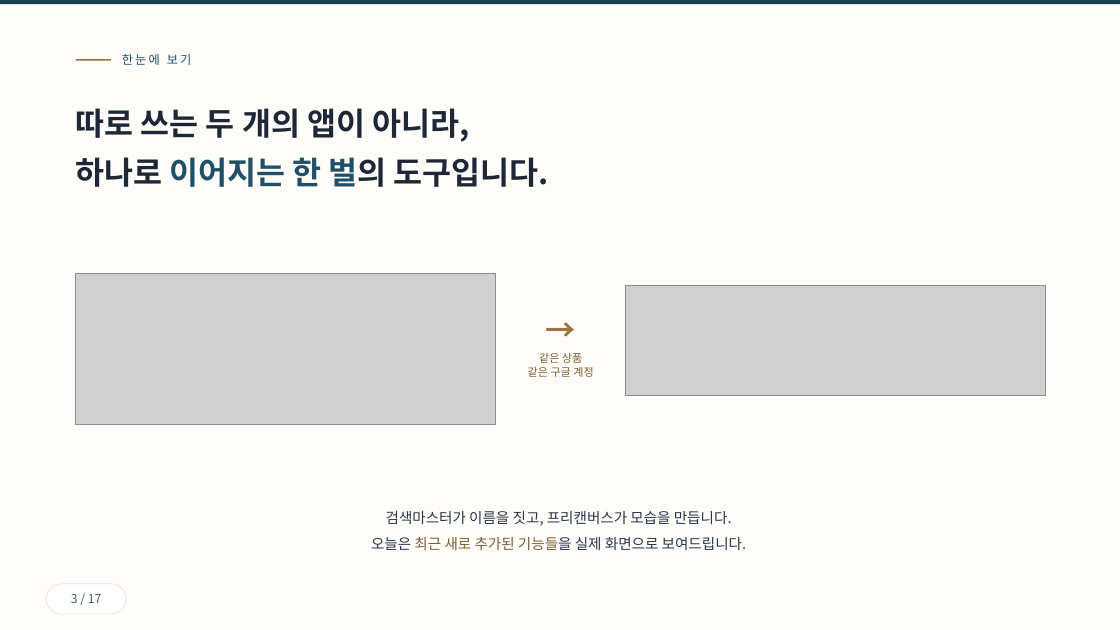
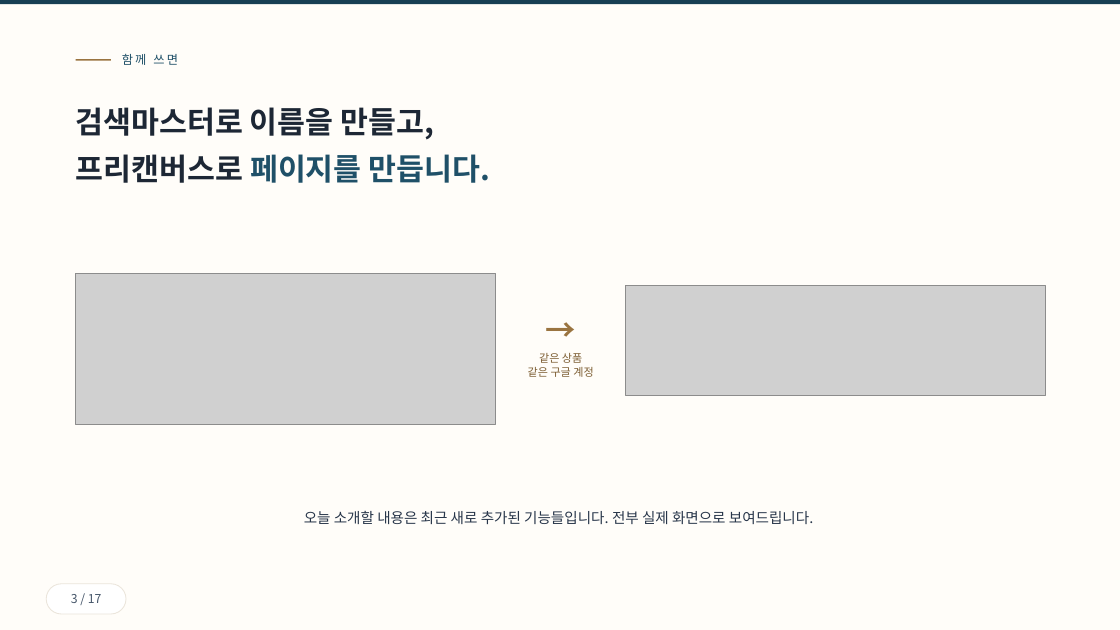
Before and after one commit to ramiteacher/searchmaster-x-freecanvas, a slide deck: slide 3 of slides.pptx. Drawn at 1120x630 pixels with LibreOffice and Linux fonts; fonts in the diff are those of the drawing; grey boxes stand for pictures. Boxes give left, top, right and bottom in pixels: in the first picture for what was removed or moved away, otherwise in the second. Text is boxed around its words. In the diff, an @@ line names an element or a change of style, - is before the commit and + after.

Commit message:
카피 전면 실용문 전환: 기능명 제목·평문 설명, 시적 표현 제거

```diff
--- a/slides.pptx
+++ b/slides.pptx
@@ text at (122,53,178,65): text changed @@
-한눈에 보기
+함께 쓰면
@@ text at (76,107,491,183): text changed; size 27 to 26 pt @@
-따로 쓰는 두 개의 앱이 아니라,
-하나로 이어지는 한 벌의 도구입니다.
+검색마스터로 이름을 만들고,
+프리캔버스로 페이지를 만듭니다.
@@ text at (304,511,813,524): text changed @@
-검색마스터가 이름을 짓고, 프리캔버스가 모습을 만듭니다.
-오늘은 최근 새로 추가된 기능들을 실제 화면으로 보여드립니다.
+오늘 소개할 내용은 최근 새로 추가된 기능들입니다. 전부 실제 화면으로 보여드립니다.
```
Also in this commit, not shown: 15 other slides changed, 1 slide added, 1 slide removed, 1 other file.
